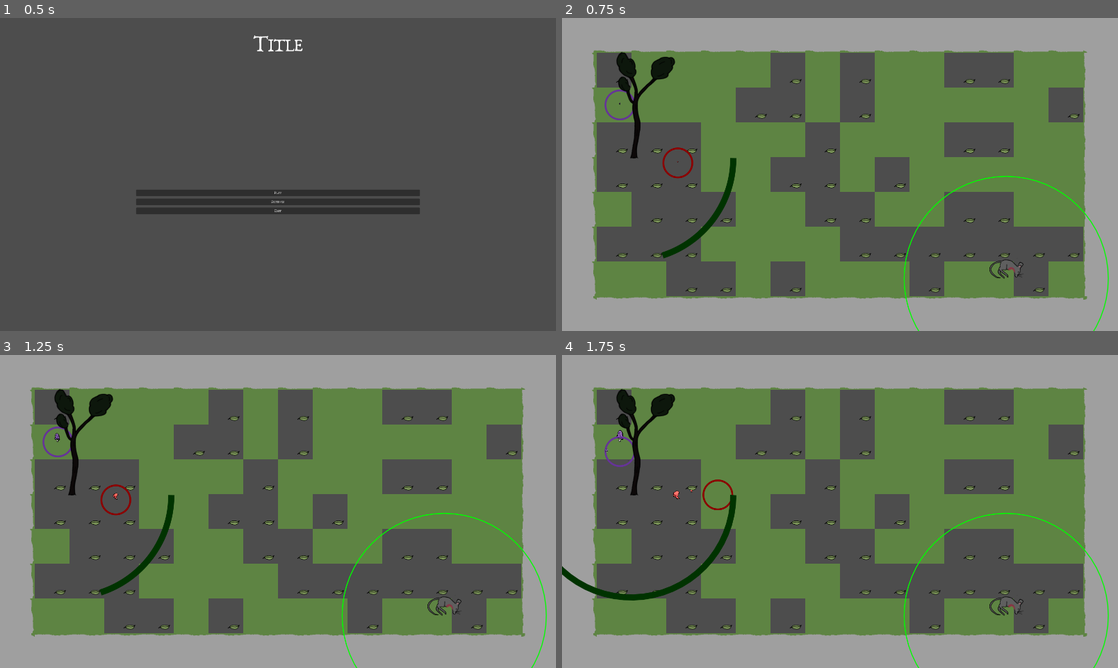
Above: before the commit, frames 1-4 (two rows, left to right).
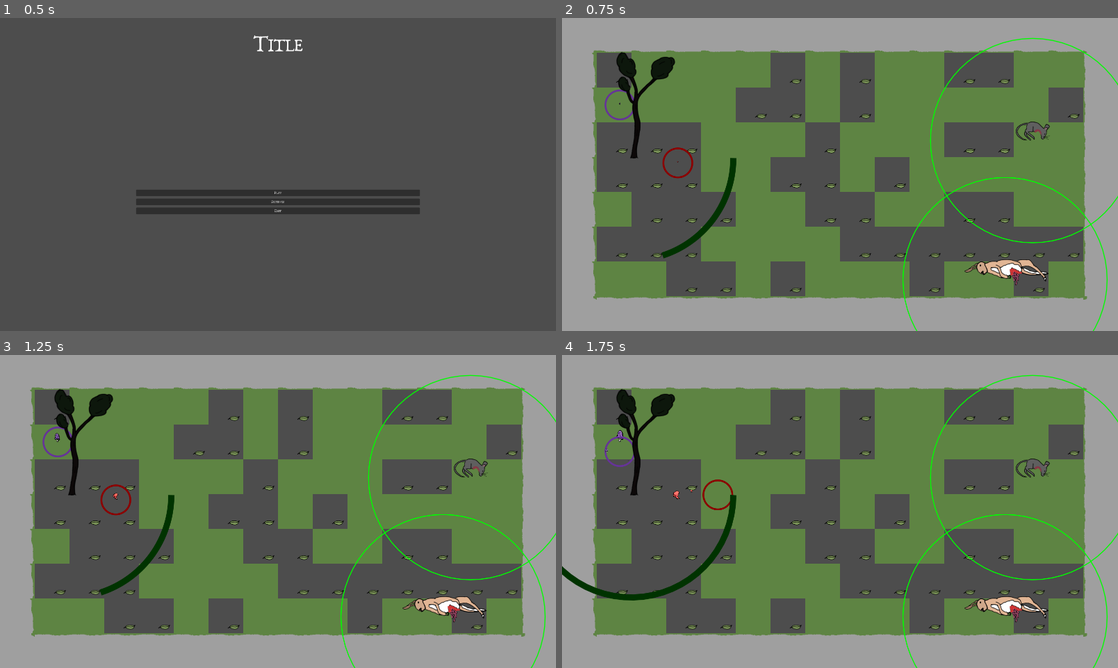
Above: after the commit, the same moments.

Repository: carcinizer/slavic-2025
Game: Godot game, scene res://scenes/main_menu.tscn
The game is run twice, just before and just after one commit, with the same random seed, the same clock (stepped at 60 frames per second) and the same inputs.
Inputs:
- Up to frame 1 (0.5 s): no input
- Up to frame 2 (0.75 s): click "Play" at 0.5 s
- Up to frame 3 (1.25 s): no input
- Up to frame 4 (1.75 s): tap Enter at 1.25 s; hold Right (right1) from 1.28 s (still down); tap S (down2) at 1.35 s

Frame 1 is identical in both runs. In frame 2, 1.7% of the frame differs, in the area x 61-100%, y 6-100%; in frame 3, 1.7%; in frame 4, 1.7%.

Commit message:
added bespoke scenes for corpses

Diff:
--- /dev/null
+++ b/scenes/corpseBird.tscn
@@ -0,0 +1,9 @@
+[gd_scene load_steps=2 format=3 uid="uid://mg0c1qkxkoxc"]
+
+[ext_resource type="PackedScene" uid="uid://b3lmds731gea4" path="res://scenes/parent_scenes/corpse.tscn" id="1_ap3b7"]
+
+[node name="Corpse" instance=ExtResource("1_ap3b7")]
+sprite_variant = 2
+
+[node name="Sprite" parent="." index="1"]
+frame = 4
--- /dev/null
+++ b/scenes/corpseHare.tscn
@@ -0,0 +1,5 @@
+[gd_scene load_steps=2 format=3 uid="uid://xy6p4mhtnecx"]
+
+[ext_resource type="PackedScene" uid="uid://b3lmds731gea4" path="res://scenes/parent_scenes/corpse.tscn" id="1_grxn7"]
+
+[node name="Corpse" instance=ExtResource("1_grxn7")]
--- /dev/null
+++ b/scenes/corpseRat.tscn
@@ -0,0 +1,9 @@
+[gd_scene load_steps=2 format=3 uid="uid://dx5ttgfos2bab"]
+
+[ext_resource type="PackedScene" uid="uid://b3lmds731gea4" path="res://scenes/parent_scenes/corpse.tscn" id="1_6aw1p"]
+
+[node name="Corpse" instance=ExtResource("1_6aw1p")]
+sprite_variant = 1
+
+[node name="Sprite" parent="." index="1"]
+frame = 2
--- a/scenes/map.tscn
+++ b/scenes/map.tscn
@@ -1,11 +1,12 @@
-[gd_scene load_steps=9 format=4 uid="uid://dosjbacgvospg"]
+[gd_scene load_steps=10 format=4 uid="uid://dosjbacgvospg"]
 
 [ext_resource type="Script" uid="uid://8wd5vtrtjn0v" path="res://src/map.gd" id="1_gldc4"]
 [ext_resource type="PackedScene" path="res://scenes/pause_menu.tscn" id="2_0cso3"]
 [ext_resource type="Texture2D" uid="uid://c7myiloimwfor" path="res://graphics/tilesetMockUp.png" id="3_2lpho"]
 [ext_resource type="PackedScene" uid="uid://b7r5ai1pa2xl" path="res://scenes/tree.tscn" id="3_gldc4"]
 [ext_resource type="Texture2D" uid="uid://cnjeisgx6r8lf" path="res://graphics/ground.png" id="4_2klcf"]
-[ext_resource type="PackedScene" uid="uid://b3lmds731gea4" path="res://scenes/corpse.tscn" id="6_2lpho"]
+[ext_resource type="PackedScene" uid="uid://xy6p4mhtnecx" path="res://scenes/corpseHare.tscn" id="6_nakos"]
+[ext_resource type="PackedScene" uid="uid://dx5ttgfos2bab" path="res://scenes/corpseRat.tscn" id="7_jh32y"]
 
 [sub_resource type="TileSetAtlasSource" id="TileSetAtlasSource_nakos"]
 texture = ExtResource("3_2lpho")
@@ -201,6 +202,8 @@
 texture = ExtResource("4_2klcf")
 centered = false
 
-[node name="Corpse" parent="." instance=ExtResource("6_2lpho")]
-position = Vector2(1534, 899)
-sprite_variant = 1
+[node name="Corpse" parent="." instance=ExtResource("6_nakos")]
+position = Vector2(1530, 903)
+
+[node name="Corpse2" parent="." instance=ExtResource("7_jh32y")]
+position = Vector2(1625, 423)
Renamed: scenes/corpse.tscn -> scenes/parent_scenes/corpse.tscn
